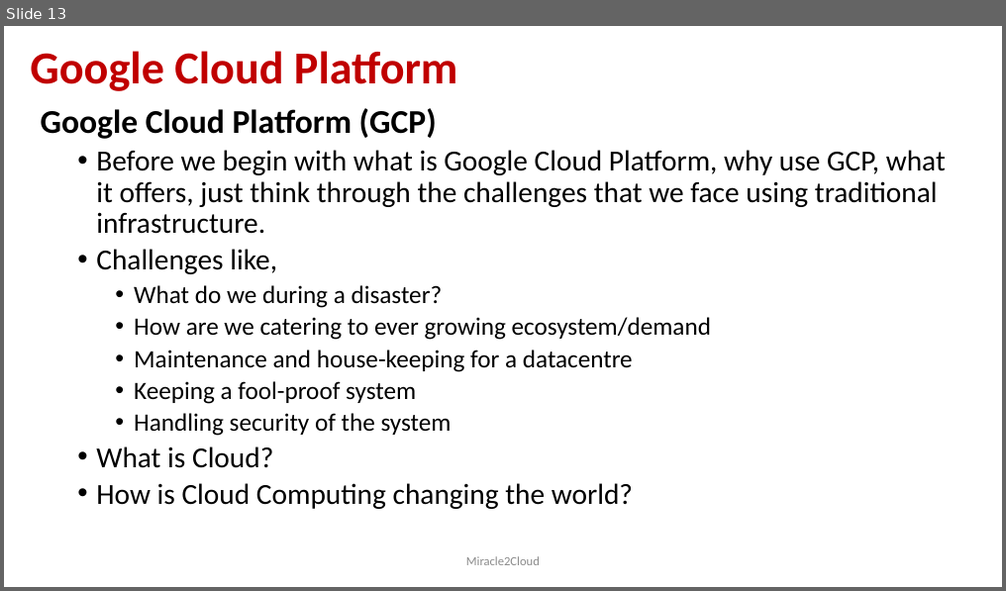
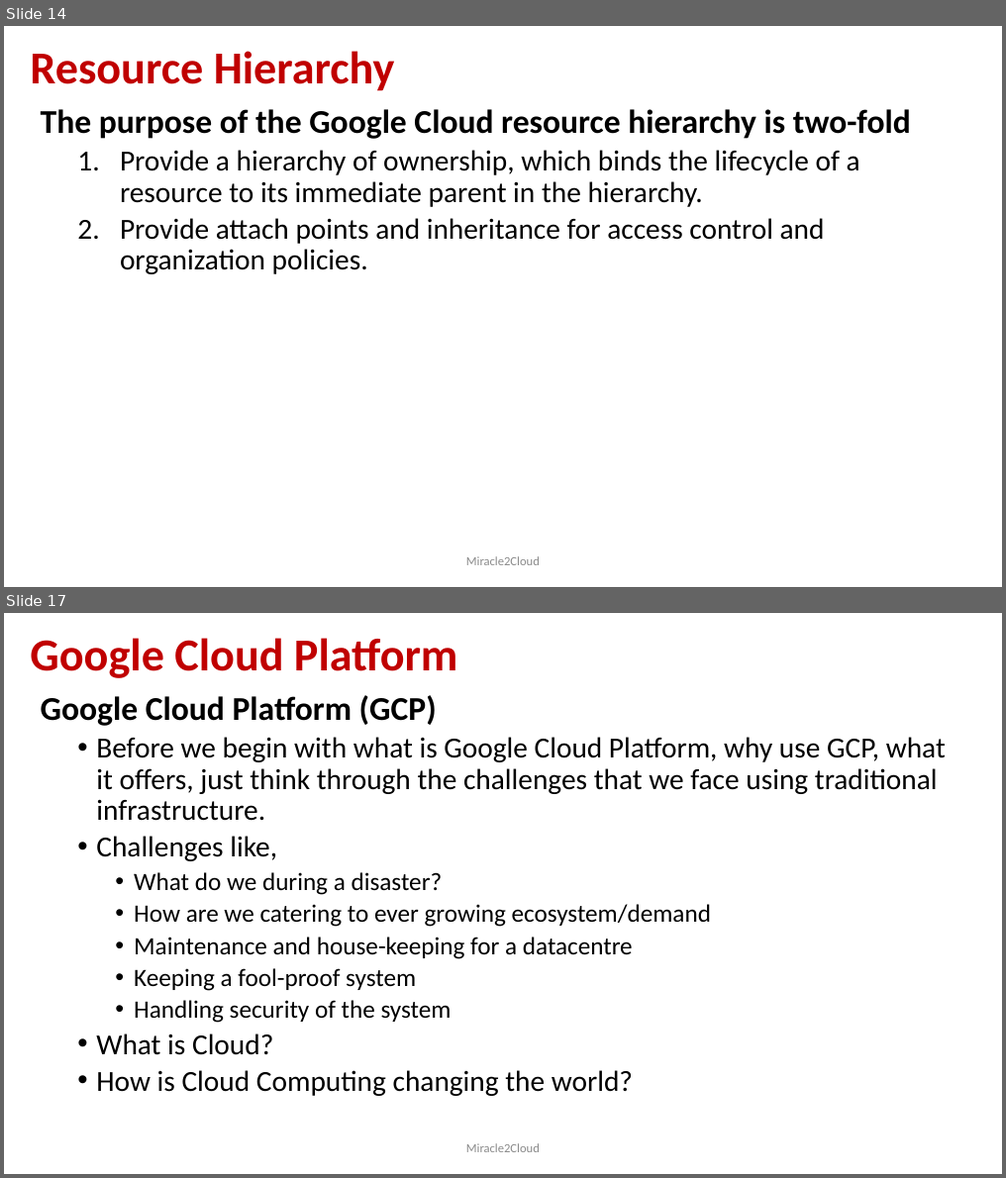
Before and after one commit to miracle2cloud/gcp, a slide deck: Google Cloud Platform.pptx. Shown one above the other, each under a label of ours: slide 13 before the commit, slides 14 and 17 after it; the slides between them are not shown. The pictures are 1006x591 and 1006x1178 pixels, drawn with LibreOffice and Linux fonts; fonts in the diff are those of the drawing. Boxes give left, top, right and bottom in pixels: in the first picture for what was removed or moved away, otherwise in the second. Text is boxed around its words. In the diff, an @@ line names an element or a change of style, - is before the commit and + after.

```diff
--- a/Google Cloud Platform.pptx
+++ b/Google Cloud Platform.pptx
@@ slide 14 added at (x1=4, y1=26, x2=1002, y2=587), background #FFFFFF @@
@@ title added at (x1=30, y1=51, x2=395, y2=91), 44 pt, text #C00000, bold @@
+Resource Hierarchy
@@ text added at (x1=41, y1=109, x2=911, y2=274), 28 pt, text #000000 @@
+The purpose of the Google Cloud resource hierarchy is two-fold
+  1. Provide a hierarchy of ownership, which binds the lifecycle of a resource to its immediate parent in the hierarchy.
+  2. Provide attach points and inheritance for access control and organization policies.
@@ text added at (x1=466, y1=557, x2=540, y2=566), 12 pt, text #8C8C8C @@
+Miracle2Cloud
@@ what was slide 13 is now slide 17 @@
```
Also in this commit, not shown: 3 slides changed, 4 other slides added.
